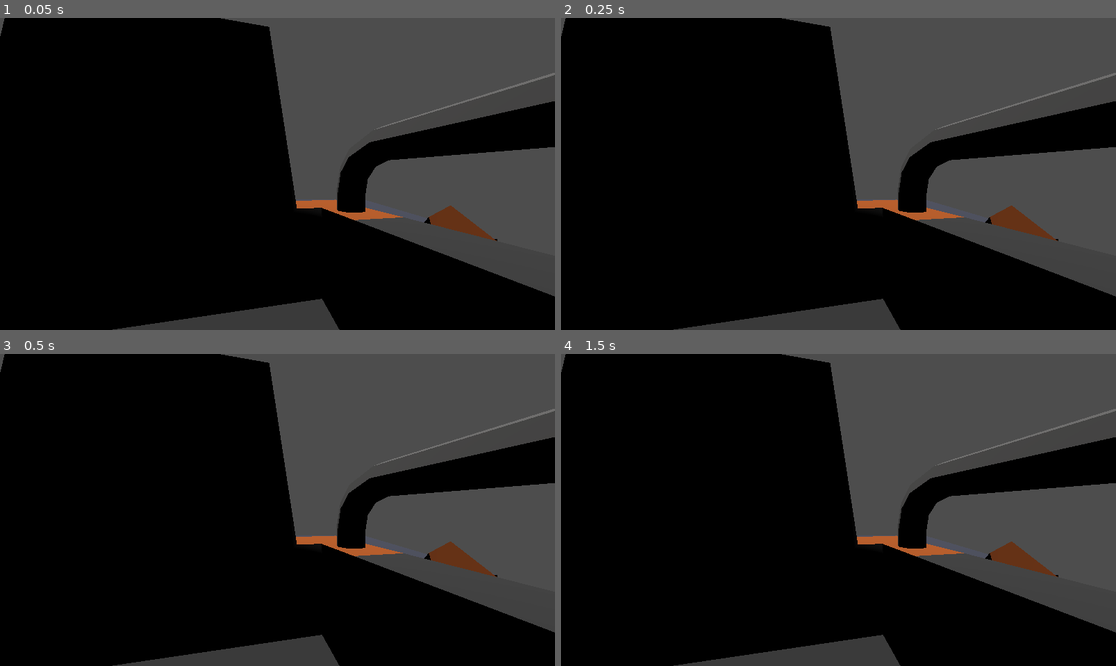
Above: before the commit, frames 1-4 (two rows, left to right).
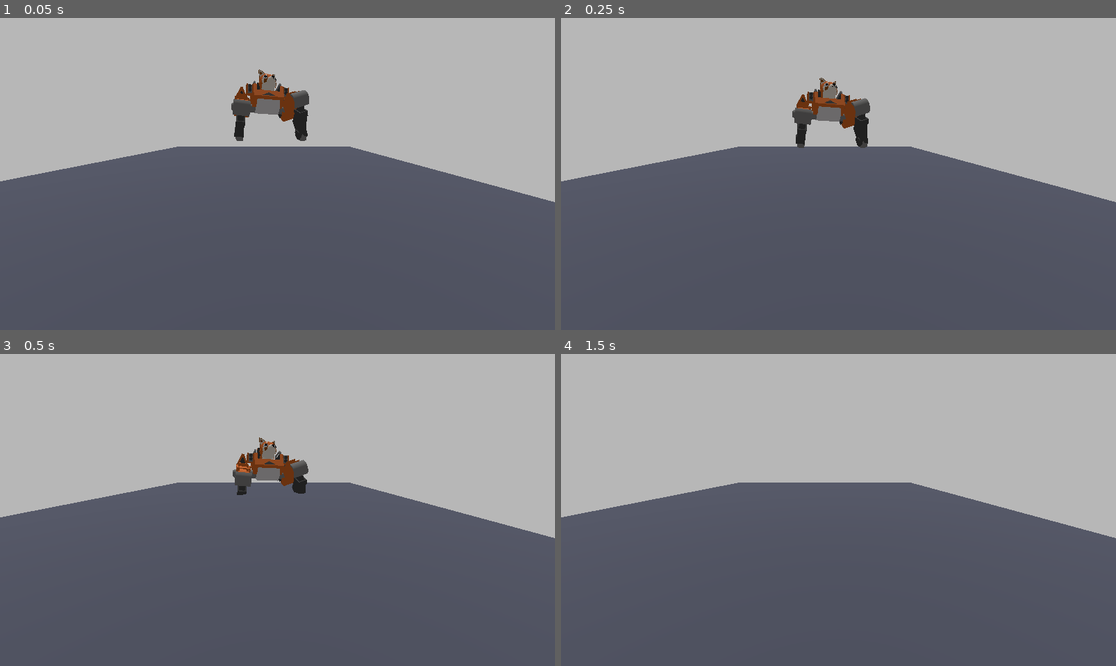
Above: after the commit, the same moments.

Repository: goldimone/Game-Project
Game: Godot game, scene res://scenes/main.tscn
The game is run twice, just before and just after one commit, with the same random seed, the same clock (stepped at 60 frames per second) and the same inputs.
Inputs:
- Up to frame 1 (0.05 s): no input
- Up to frame 2 (0.25 s): no input
- Up to frame 3 (0.5 s): no input
- Up to frame 4 (1.5 s): tap Enter (ui_accept) at 0.5, 0.6, 0.77, 1.07, 1.25, 1.35 s; hold Right (ui_right) 0.53-1.28 s; hold Down (ui_down) from 1.28 s (still down)

The runs differ from the first frame. In frame 1, 96% of the frame differs, in the area x 0-100%, y 0-100%; in frame 2, 96%; in frame 3, 96%; in frame 4, 97%.

Commit message:
Add files via upload

Diff:
--- /dev/null
+++ b/3d-platformer/objects/player.gd
@@ -0,0 +1,28 @@
+extends CharacterBody3D
+
+
+const SPEED = 5.0
+const JUMP_VELOCITY = 4.5
+
+
+func _physics_process(delta: float) -> void:
+	# Add the gravity.
+	if not is_on_floor():
+		velocity += get_gravity() * delta
+
+	# Handle jump.
+	if Input.is_action_just_pressed("ui_accept") and is_on_floor():
+		velocity.y = JUMP_VELOCITY
+
+	# Get the input direction and handle the movement/deceleration.
+	# As good practice, you should replace UI actions with custom gameplay actions.
+	var input_dir := Input.get_vector("ui_left", "ui_right", "ui_up", "ui_down")
+	var direction := (transform.basis * Vector3(input_dir.x, 0, input_dir.y)).normalized()
+	if direction:
+		velocity.x = direction.x * SPEED
+		velocity.z = direction.z * SPEED
+	else:
+		velocity.x = move_toward(velocity.x, 0, SPEED)
+		velocity.z = move_toward(velocity.z, 0, SPEED)
+
+	move_and_slide()
--- a/3d-platformer/objects/player.tscn
+++ b/3d-platformer/objects/player.tscn
@@ -1,10 +1,12 @@
-[gd_scene load_steps=3 format=3 uid="uid://wnivt85d685b"]
+[gd_scene load_steps=4 format=3 uid="uid://wnivt85d685b"]
 
+[ext_resource type="Script" path="res://objects/player.gd" id="1_1b2o2"]
 [ext_resource type="PackedScene" uid="uid://ky6m3bwgskat" path="res://models/Mech.glb" id="1_mpbrr"]
 
 [sub_resource type="CapsuleShape3D" id="CapsuleShape3D_wlhki"]
 
 [node name="Player" type="CharacterBody3D"]
+script = ExtResource("1_1b2o2")
 
 [node name="CollisionShape3D" type="CollisionShape3D" parent="."]
 shape = SubResource("CapsuleShape3D_wlhki")
@@ -12,18 +14,18 @@
 [node name="Character" parent="." instance=ExtResource("1_mpbrr")]
 
 [node name="Skeleton3D" parent="Character/RootNode/RobotArmature" index="0"]
-bones/0/position = Vector3(0.000247332, -0.0092168, 0.0134313)
-bones/0/rotation = Quaternion(0.581035, 0.0655444, 0.0908301, 0.806134)
-bones/2/rotation = Quaternion(0.143278, 3.26147e-05, 0.0020661, 0.98968)
-bones/3/rotation = Quaternion(0.219937, 0.169577, -0.00367678, 0.960655)
-bones/4/rotation = Quaternion(0.579175, -0.001628, 0.00108924, 0.815201)
-bones/6/rotation = Quaternion(0.792304, 0.110267, 0.137353, 0.584149)
-bones/7/rotation = Quaternion(0.000100372, 0.511938, 0.859022, -6.92728e-05)
-bones/9/rotation = Quaternion(0.890349, -0.0241206, -0.0218428, 0.454114)
-bones/10/rotation = Quaternion(-0.00010474, 0.444306, 0.895875, 5.99716e-05)
-bones/16/position = Vector3(0.0131989, -0.000673532, 0.000953062)
-bones/16/rotation = Quaternion(-4.02343e-24, -8.44945e-24, 0.942424, -0.33442)
-bones/18/position = Vector3(-0.0127489, -0.000673532, 0.000975386)
-bones/18/rotation = Quaternion(1.64717e-24, -1.54124e-25, 0.995651, 0.093162)
+bones/0/position = Vector3(0.000247332, -0.00924212, 0.0133474)
+bones/0/rotation = Quaternion(0.579088, 0.0673006, 0.0937939, 0.80705)
+bones/2/rotation = Quaternion(0.139689, 0.000208725, 0.00122841, 0.990195)
+bones/3/rotation = Quaternion(0.221343, 0.171374, -0.00378958, 0.960012)
+bones/4/rotation = Quaternion(0.576986, -0.00219893, 0.00156554, 0.81675)
+bones/6/rotation = Quaternion(0.789471, 0.111544, 0.140117, 0.587079)
+bones/7/rotation = Quaternion(0.000100492, 0.50922, 0.860636, -6.88967e-05)
+bones/9/rotation = Quaternion(0.891793, -0.0219638, -0.0197952, 0.451476)
+bones/10/rotation = Quaternion(-0.000104959, 0.440097, 0.89795, 5.94495e-05)
+bones/16/position = Vector3(0.0132035, -0.000673532, 0.000953062)
+bones/16/rotation = Quaternion(0, 1.94171e-31, 0.941991, -0.335637)
+bones/18/position = Vector3(-0.0127492, -0.000673532, 0.000953062)
+bones/18/rotation = Quaternion(-1.64728e-24, 1.52917e-25, 0.995719, 0.0924323)
 
 [editable path="Character"]
--- /dev/null
+++ b/3d-platformer/objects/root_node.gd
@@ -0,0 +1,11 @@
+extends Node3D
+
+
+# Called when the node enters the scene tree for the first time.
+func _ready() -> void:
+	pass # Replace with function body.
+
+
+# Called every frame. 'delta' is the elapsed time since the previous frame.
+func _process(delta: float) -> void:
+	pass
--- a/3d-platformer/scenes/main.tscn
+++ b/3d-platformer/scenes/main.tscn
@@ -1,22 +1,29 @@
-[gd_scene load_steps=3 format=3 uid="uid://c3gf711eygx88"]
+[gd_scene load_steps=4 format=3 uid="uid://c3gf711eygx88"]
 
 [ext_resource type="PackedScene" uid="uid://wnivt85d685b" path="res://objects/player.tscn" id="1_3ofs5"]
 [ext_resource type="PackedScene" uid="uid://dx58g588il18g" path="res://models/Roof Flat Center.glb" id="1_sb282"]
+
+[sub_resource type="Environment" id="Environment_djdn4"]
+background_mode = 1
+background_color = Color(0.716296, 0.716296, 0.716296, 1)
+ambient_light_color = Color(0.497827, 0.272715, 0.455016, 1)
 
 [node name="Main" type="Node3D"]
 transform = Transform3D(1, 0, 0, 0, 0.974425, 0.224713, 0, -0.224713, 0.974425, 0, 0, 0)
 
 [node name="WorldEnvironment" type="WorldEnvironment" parent="."]
+environment = SubResource("Environment_djdn4")
 
 [node name="Camera3D" type="Camera3D" parent="."]
 transform = Transform3D(1, 0, 0, 0, 1, 0, 0, 0, 1, 0, 2.10625, 0)
 
 [node name="Player" parent="." instance=ExtResource("1_3ofs5")]
+transform = Transform3D(1, 0, 0, 0, 1, 1.49012e-08, 0, -1.49012e-08, 1, -0.270292, 3.45408, -8.12359)
 
 [node name="World" type="Node3D" parent="."]
 
-[node name="Roof" parent="World" instance=ExtResource("1_sb282")]
-transform = Transform3D(2.11787, 0, 0, 0, 0.726127, -2.98023e-08, 0, 0, 1.95957, 0.605617, 1.2288, -4.48087)
+[node name="Root Scene" parent="World" instance=ExtResource("1_sb282")]
+transform = Transform3D(5.27199, 0, 0, 0, 8.63367, -1.64756, 0, 1.99102, 7.14434, -0.846369, 1.28132, -5.5562)
 
 [node name="Sun" type="DirectionalLight3D" parent="."]
 transform = Transform3D(1, 0, 0, 0, -0.0865124, 0.996251, 0, -0.996251, -0.0865124, -0.487373, 6.46555, -4.91832)
